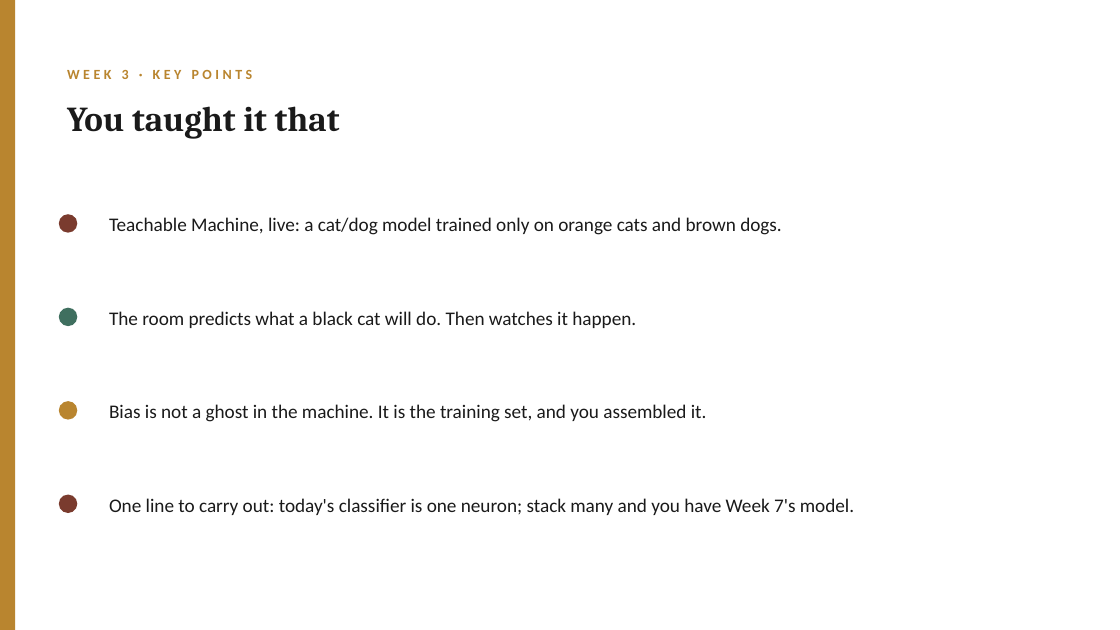
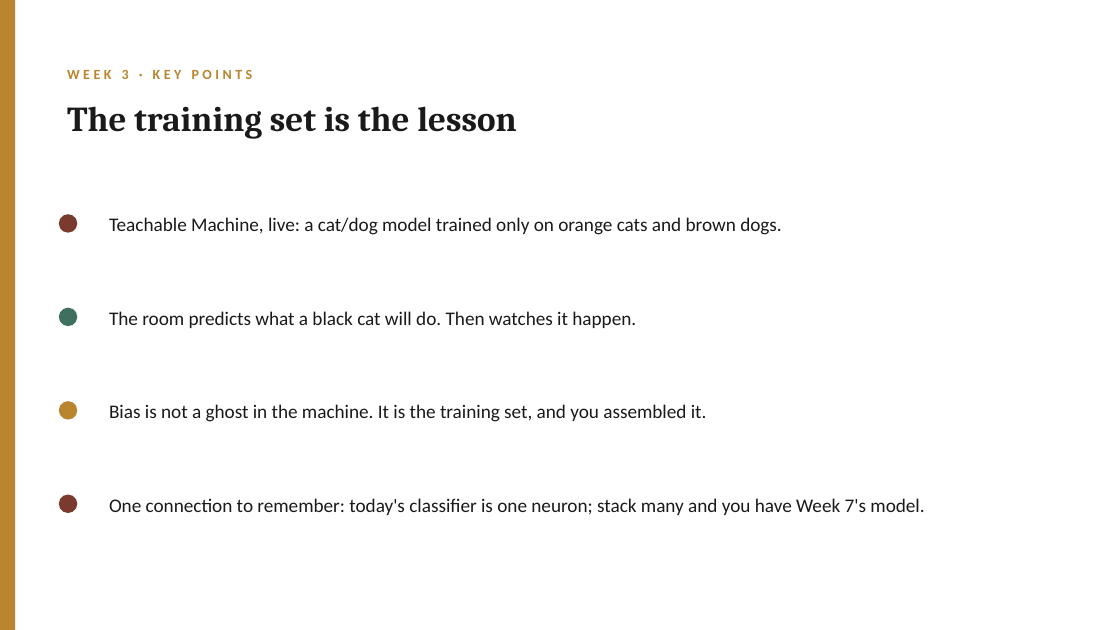
Before and after one commit to lucianli123/culture-as-data-2026, a slide deck: slide 6 of slides/pptx/week-03.pptx. Drawn at 1120x630 pixels with LibreOffice and Linux fonts; fonts in the diff are those of the drawing. Boxes give left, top, right and bottom in pixels: in the first picture for what was removed or moved away, otherwise in the second. Text is boxed around its words. In the diff, an @@ line names an element or a change of style, - is before the commit and + after.

```diff
--- a/slides/pptx/week-03.pptx
+++ b/slides/pptx/week-03.pptx
@@ text at [67,106,517,139]: text changed @@
-You taught it that
+The training set is the lesson
@@ text at [109,498,924,515]: text changed @@
-One line to carry out: today's classifier is one neuron; stack many and you have Week 7's model.
+One connection to remember: today's classifier is one neuron; stack many and you have Week 7's model.
```
Also in this commit, not shown: 4 other slides changed, 37 other files.
